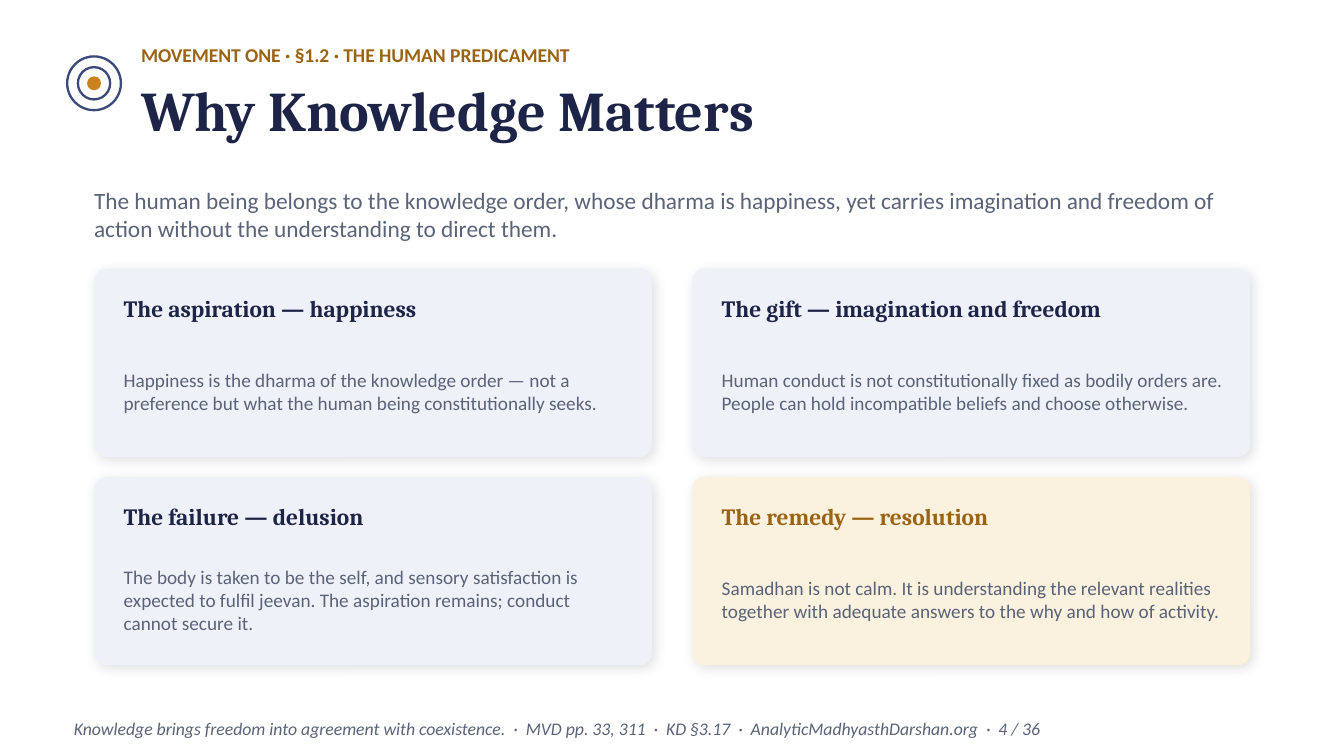
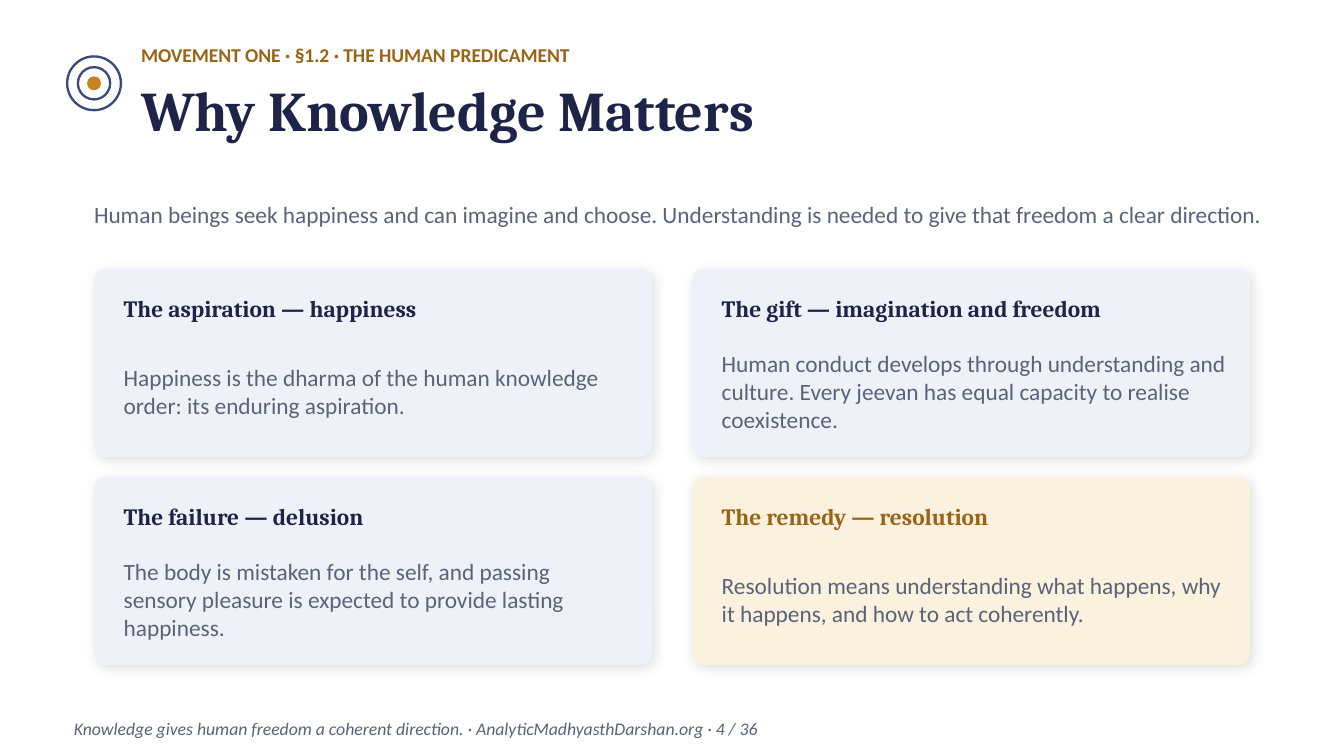
Before and after one commit to raghavamohan/AnalyticMadhyasthDarshan, a slide deck: slide 4 of Studies/The-Epistemology-of-Coexistence/The-Epistemology-of-Coexistence-Madhyasth-Darshan.pptx. Drawn at 1344x756 pixels with LibreOffice and Linux fonts; fonts in the diff are those of the drawing. Boxes give left, top, right and bottom in pixels: in the first picture for what was removed or moved away, otherwise in the second. Text is boxed around its words. In the diff, an @@ line names an element or a change of style, - is before the commit and + after.

```diff
--- a/Studies/The-Epistemology-of-Coexistence/The-Epistemology-of-Coexistence-Madhyasth-Darshan.pptx
+++ b/Studies/The-Epistemology-of-Coexistence/The-Epistemology-of-Coexistence-Madhyasth-Darshan.pptx
@@ text at [94,207,1260,227]: text changed @@
-The human being belongs to the knowledge order, whose dharma is happiness, yet carries imagination and freedom of action without the understanding to direct them.
+Human beings seek happiness and can imagine and choose. Understanding is needed to give that freedom a clear direction.
@@ text at [722,356,1226,428]: text changed; size 10.3 to 12.5 pt @@
-Human conduct is not constitutionally fixed as bodily orders are. People can hold incompatible beliefs and choose otherwise.
+Human conduct develops through understanding and culture. Every jeevan has equal capacity to realise coexistence.
@@ text at [124,370,598,418]: text changed; size 10.3 to 12.5 pt @@
-Happiness is the dharma of the knowledge order — not a preference but what the human being constitutionally seeks.
+Happiness is the dharma of the human knowledge order: its enduring aspiration.
@@ text at [124,564,564,640]: text changed; size 10.3 to 12.5 pt @@
-The body is taken to be the self, and sensory satisfaction is expected to fulfil jeevan. The aspiration remains; conduct cannot secure it.
+The body is mistaken for the self, and passing sensory pleasure is expected to provide lasting happiness.
@@ text at [722,578,1221,626]: text changed; size 10.3 to 12.5 pt @@
-Samadhan is not calm. It is understanding the relevant realities together with adequate answers to the why and how of activity.
+Resolution means understanding what happens, why it happens, and how to act coherently.
@@ text at [74,722,758,738]: text changed @@
-Knowledge brings freedom into agreement with coexistence. · MVD pp. 33, 311 · KD §3.17 · AnalyticMadhyasthDarshan.org · 4 / 36
+Knowledge gives human freedom a coherent direction. · AnalyticMadhyasthDarshan.org · 4 / 36
```
Also in this commit, not shown: 33 other slides changed, 1 other file.
